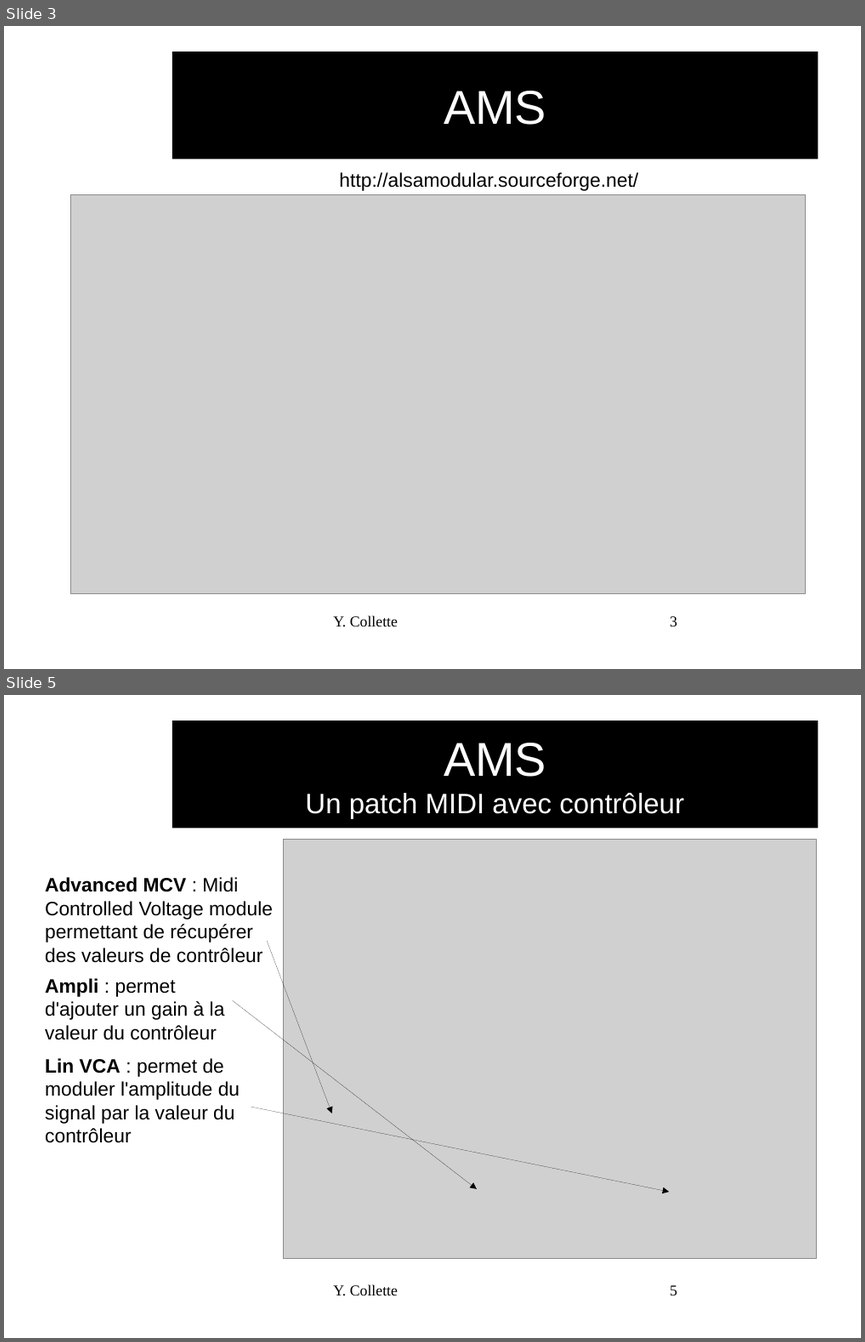
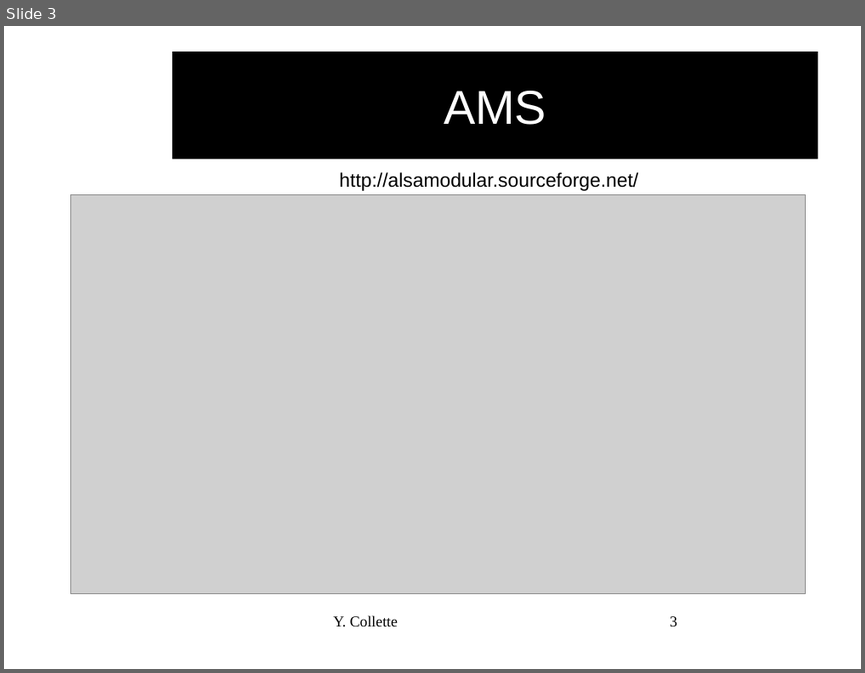
Before and after one commit to audinux/audinux.github.io, a slide deck: workshop/audio/AMS.odp. Shown one above the other, each under a label of ours: slides 3 and 5 before the commit, slide 3 after it; the slides between them are not shown. The pictures are 865x1342 and 865x673 pixels, drawn with LibreOffice and Linux fonts; fonts in the diff are those of the drawing; grey boxes stand for pictures; background and template pictures are left out. Boxes give left, top, right and bottom in pixels: in the first picture for what was removed or moved away, otherwise in the second. Text is boxed around its words. In the diff, an @@ line names an element or a change of style, - is before the commit and + after.

```diff
--- a/workshop/audio/AMS.odp
+++ b/workshop/audio/AMS.odp
@@ slide 5 removed at <box>4,695,861,1338</box>, background #FFFFFF @@
@@ title removed at <box>172,721,819,828</box> @@
-AMS
-Un patch MIDI avec contrôleur
@@ picture removed at <box>283,839,816,1259</box> @@
@@ text removed at <box>45,877,273,963</box> @@
-Advanced MCV : Midi Controlled Voltage module permettant de récupérer des valeurs de contrôleur
@@ arrow removed from (267, 941) to (332, 1113) @@
@@ text removed at <box>45,978,225,1040</box> @@
-Ampli : permet d'ajouter un gain à la valeur du contrôleur
@@ arrow removed from (233, 1000) to (477, 1189) @@
@@ text removed at <box>45,1058,239,1143</box> @@
-Lin VCA : permet de moduler l'amplitude du signal par la valeur du contrôleur
@@ arrow removed from (251, 1106) to (670, 1191) @@
@@ text removed at <box>333,1284,398,1295</box> @@
-Y. Collette
@@ page number removed at <box>670,1285,677,1295</box> @@
-5
```
Also in this commit, not shown: 4 slides changed, 2 slides added, 1 other slide removed, 4 other files.
